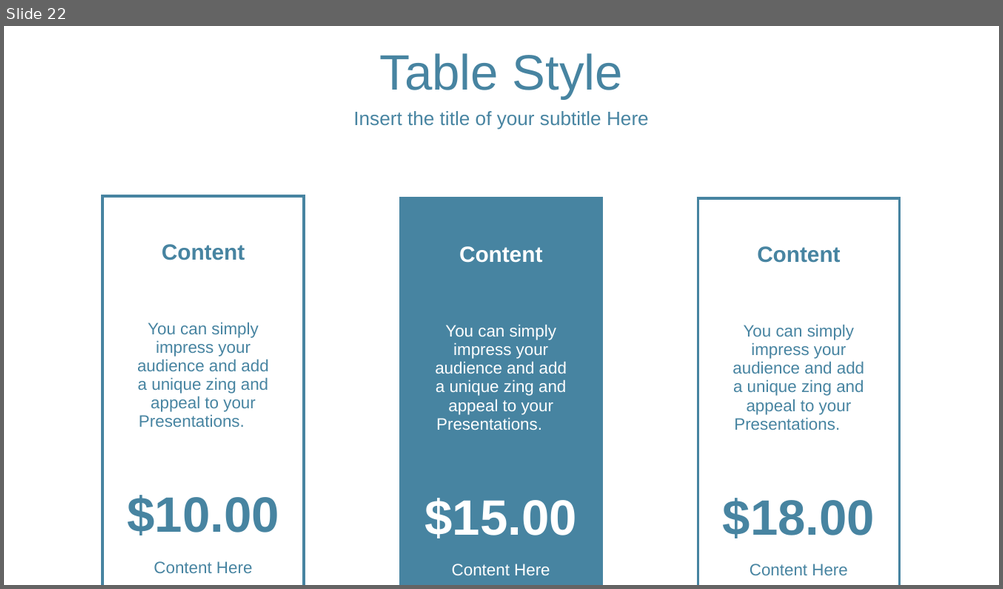
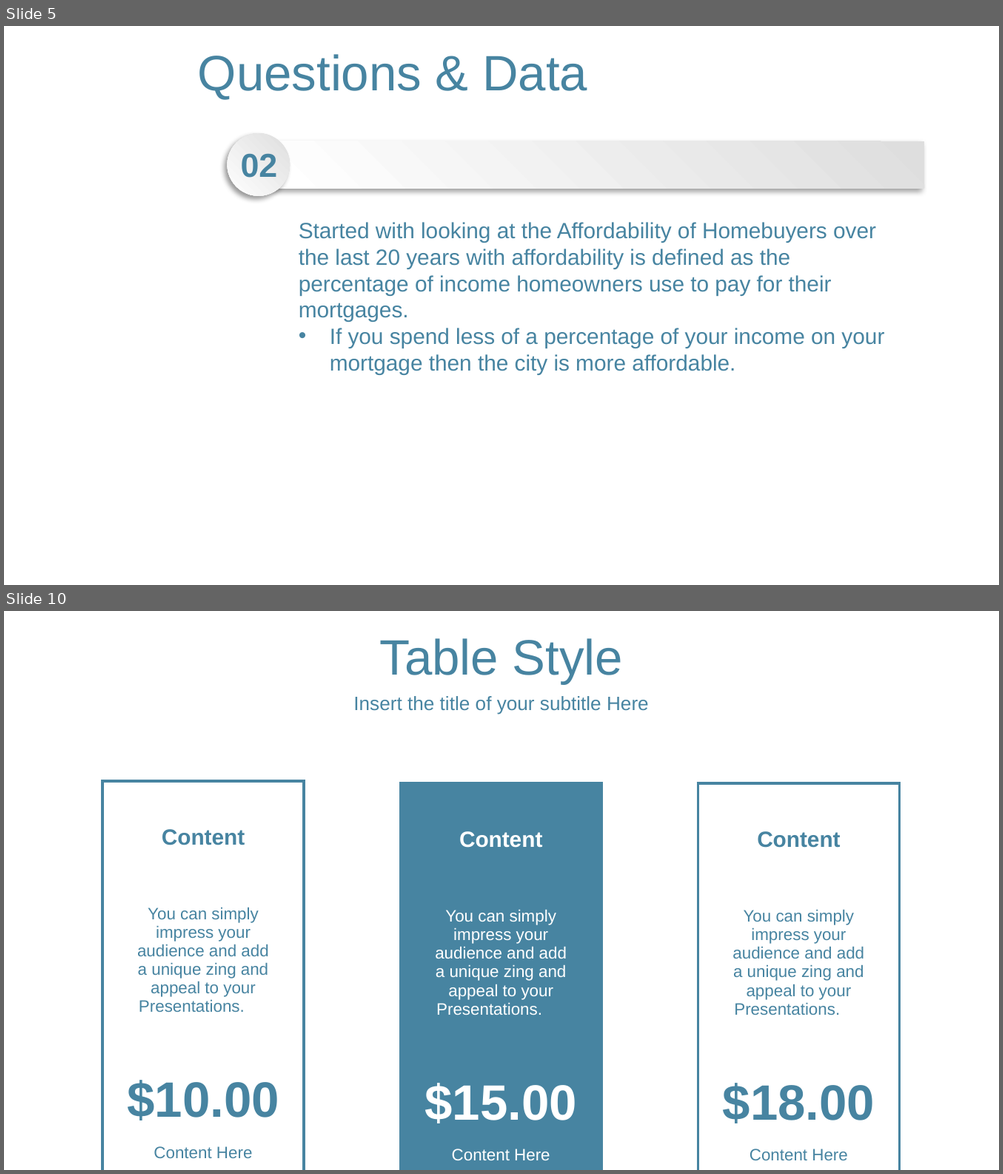
Before and after one commit to LoriHarris/Real_Estate_Affordability, a slide deck: RealEstate Project.pptx. Shown one above the other, each under a label of ours: slide 22 before the commit, slides 5 and 10 after it; the slides between them are not shown. The pictures are 1003x589 and 1003x1174 pixels, drawn with LibreOffice and Linux fonts; fonts in the diff are those of the drawing; background and template pictures are left out. Boxes give left, top, right and bottom in pixels: in the first picture for what was removed or moved away, otherwise in the second. Text is boxed around its words. In the diff, an @@ line names an element or a change of style, - is before the commit and + after.

```diff
--- a/RealEstate Project.pptx
+++ b/RealEstate Project.pptx
@@ slide 5 added at (x1=4, y1=26, x2=999, y2=585), background picture (left out) @@
@@ text added at (x1=198, y1=54, x2=587, y2=100), 36 pt, text #4784A1 @@
+Questions & Data
@@ ellipse added at (x1=227, y1=133, x2=290, y2=196), fill gradient #DEDEDE to #FFFFFF @@
@@ text added at (x1=241, y1=153, x2=278, y2=178), 24 pt, text #4784A1, bold @@
+02
@@ rectangle added at (x1=275, y1=141, x2=925, y2=188), fill gradient #DEDEDE to #FFFFFF @@
@@ text added at (x1=299, y1=222, x2=884, y2=375), 16 pt, text #4784A1 @@
+Started with looking at the Affordability of Homebuyers over the last 20 years with affordability is defined as the percentage of income homeowners use to pay for their mortgages.
+• If you spend less of a percentage of your income on your mortgage then the city is more affordable.
@@ what was slide 22 is now slide 10 @@
```
Also in this commit, not shown: 1 slide changed, 12 other slides added, 8 slides removed.
